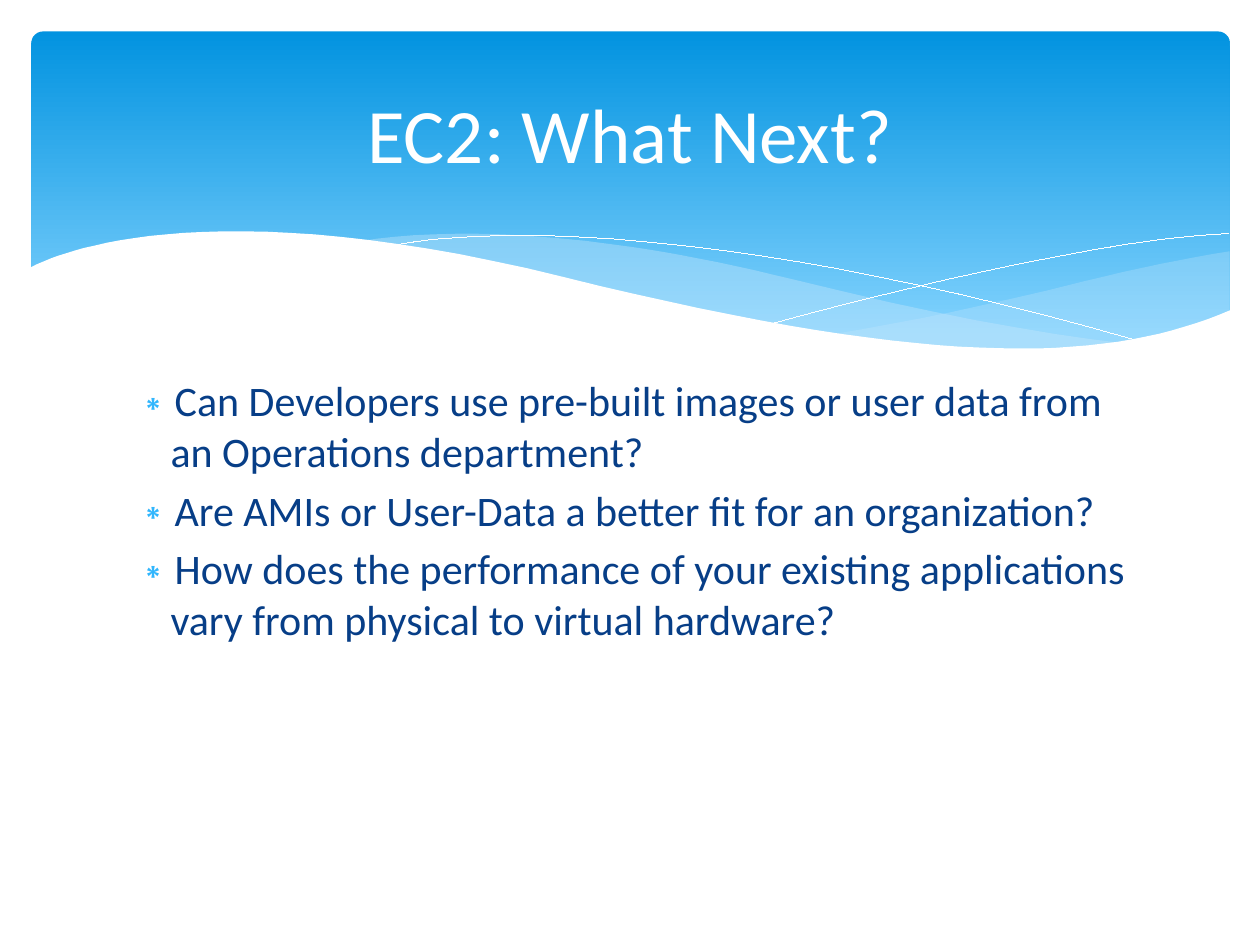
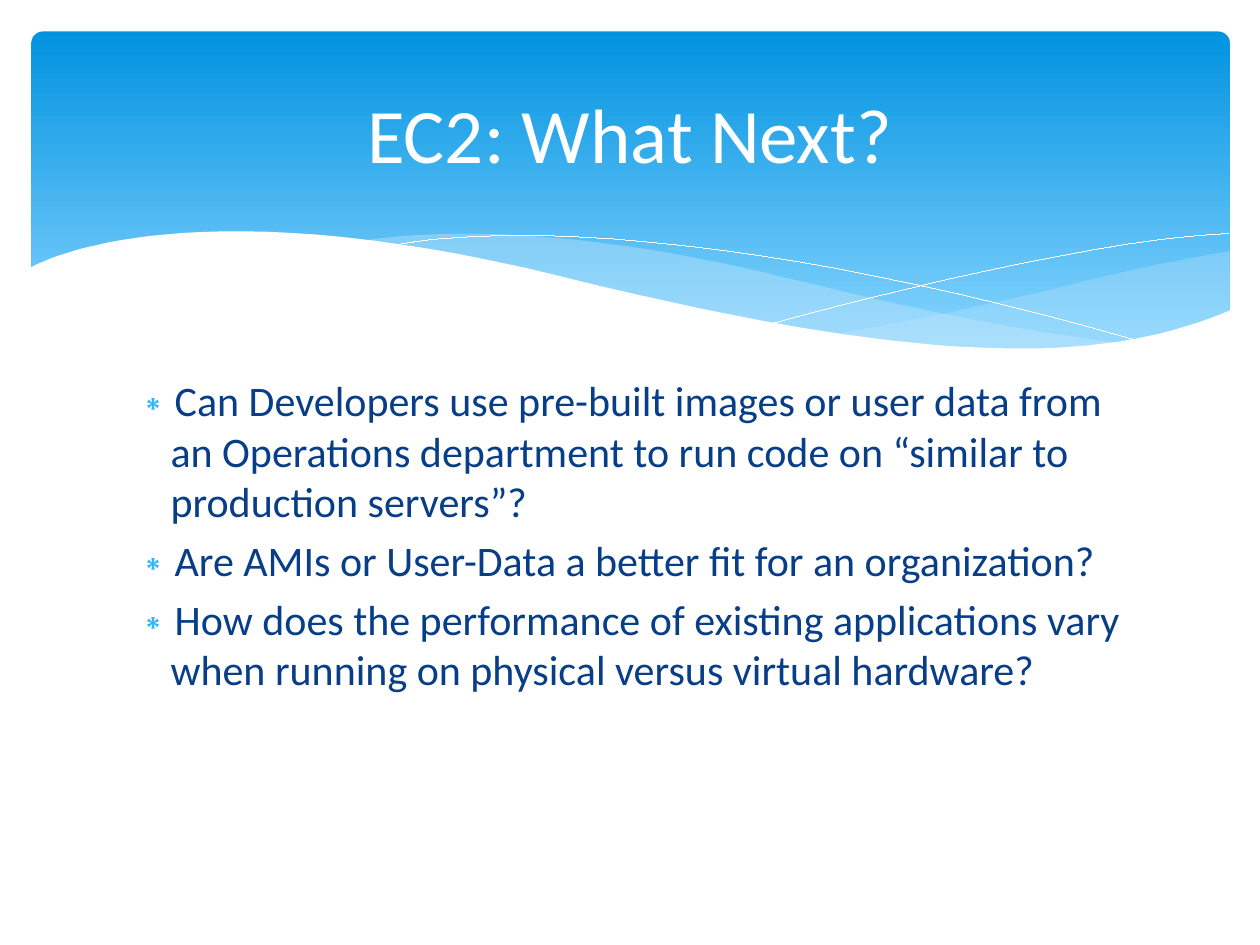
Before and after one commit to cloudavail/awstraining, a slide deck: slide 14 of aws-ec2/aws-ec2.pptx (slide 21 before the commit). Drawn at 1260x945 pixels with LibreOffice and Linux fonts; fonts in the diff are those of the drawing. Boxes give left, top, right and bottom in pixels: in the first picture for what was removed or moved away, otherwise in the second. Text is boxed around its words. In the diff, an @@ line names an element or a change of style, - is before the commit and + after.

```diff
--- a/aws-ec2/aws-ec2.pptx
+++ b/aws-ec2/aws-ec2.pptx
@@ text at box(171, 386, 1101, 524): text changed @@
-∗ Can Developers use pre-built images or user data from an Operations department?
+∗ Can Developers use pre-built images or user data from an Operations department to run code on “similar to production servers”?
@@ text at box(171, 605, 1119, 693): text changed @@
-∗ How does the performance of your existing applications vary from physical to virtual hardware?
+∗ How does the performance of existing applications vary when running on physical versus virtual hardware?
```
Also in this commit, not shown: 1 other slide changed, 11 slides removed, 38 other files.
